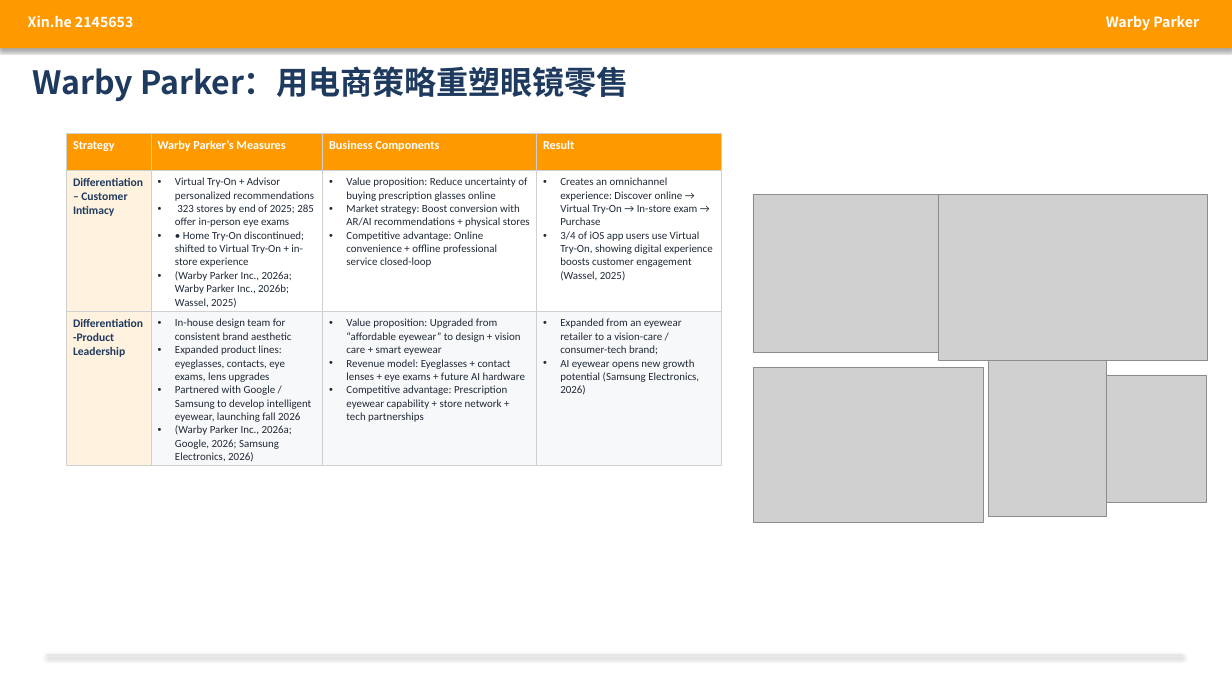
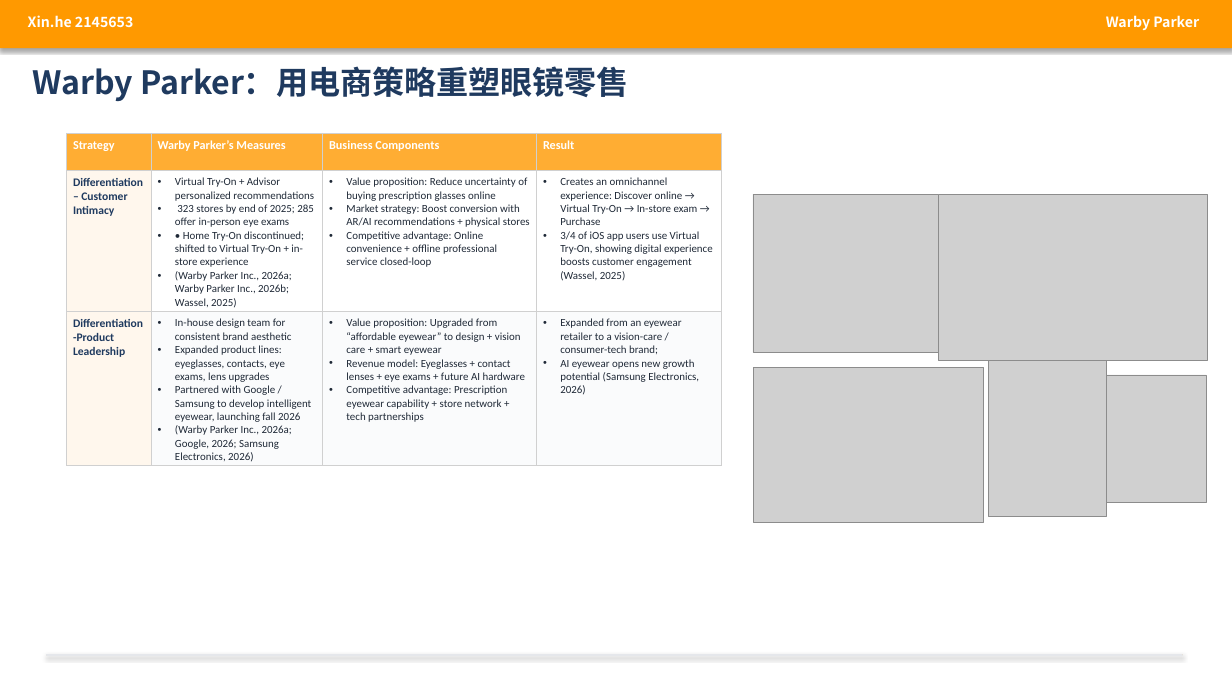
Before and after one commit to Hasina666/clawdbot-space, a slide deck: slide 2 of Warby_Parker_Beautified.pptx. Drawn at 1232x693 pixels with LibreOffice and Linux fonts; fonts in the diff are those of the drawing; grey boxes stand for pictures. Boxes give left, top, right and bottom in pixels: in the first picture for what was removed or moved away, otherwise in the second. Text is boxed around its words. In the diff, an @@ line names an element or a change of style, - is before the commit and + after.

```diff
--- a/Warby_Parker_Beautified.pptx
+++ b/Warby_Parker_Beautified.pptx
@@ table at (67,133,722,639) @@
@@ fill #FF9900 to #FFAD33 in row 1 @@
@@ fill #FFF3E0 to #FFF7ED in 2 cells @@
@@ fill #F7F8F9 to #FAFBFC in 3 cells @@
```
Also in this commit, not shown: 3 other slides changed.
